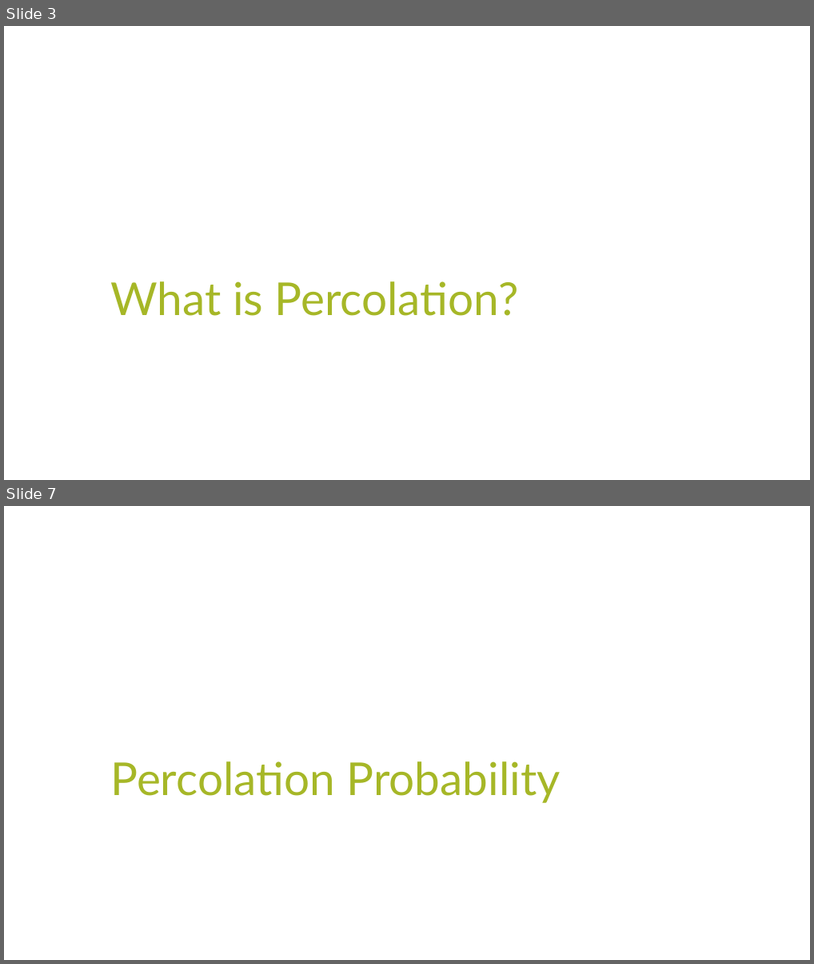
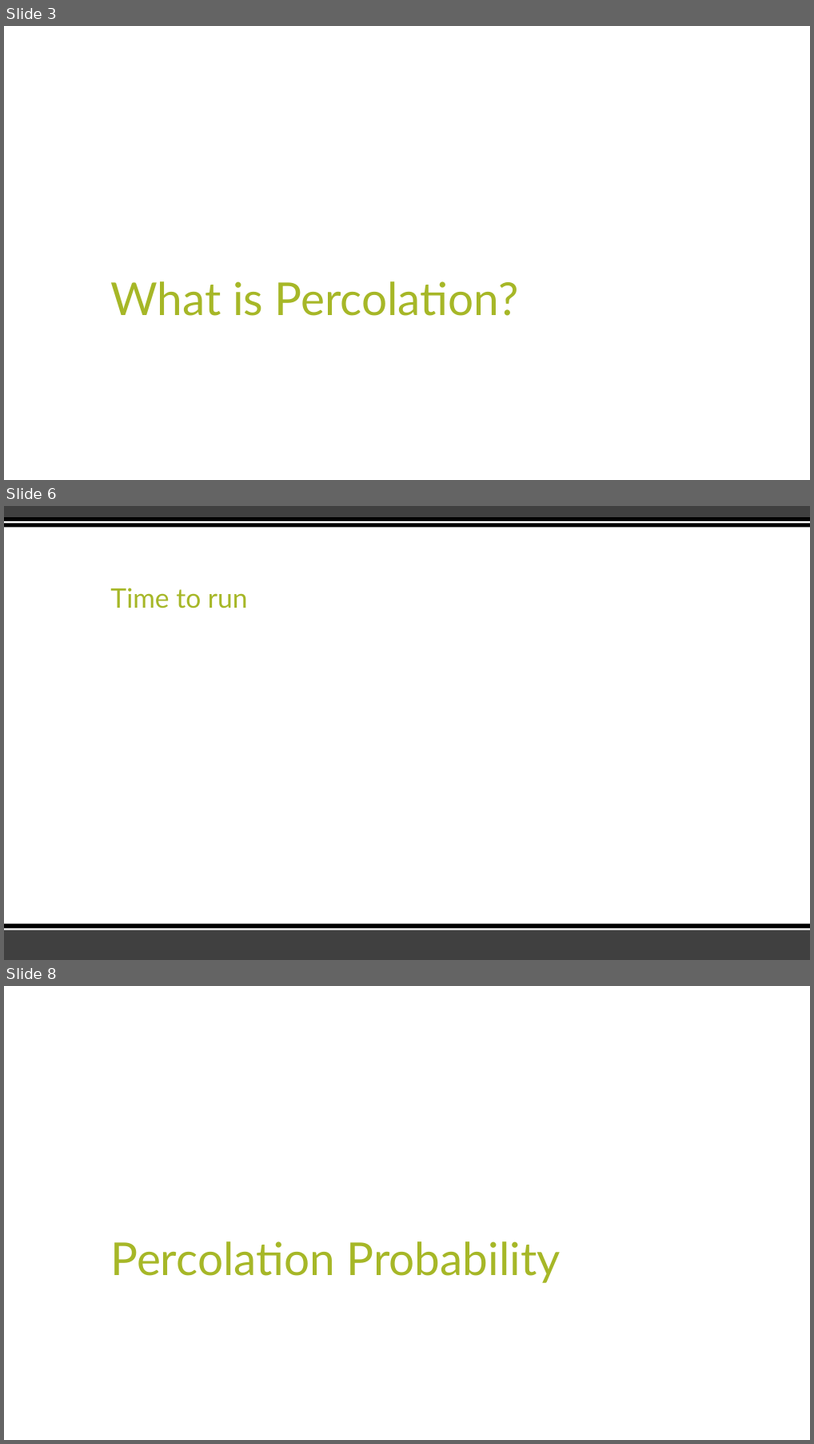
Before and after one commit to tahoeschrader/PHYS566_group4_project-1a_walk-diffusion-cluster, a slide deck: Percolation/Percolation_Presentation.pptx. Shown one above the other, each under a label of ours: slides 3 and 7 before the commit, slides 3, 6 and 8 after it; the slides between them are not shown. The pictures are 814x964 and 814x1444 pixels, drawn with LibreOffice and Linux fonts; fonts in the diff are those of the drawing. Boxes give left, top, right and bottom in pixels: in the first picture for what was removed or moved away, otherwise in the second. Text is boxed around its words. In the diff, an @@ line names an element or a change of style, - is before the commit and + after.

```diff
--- a/Percolation/Percolation_Presentation.pptx
+++ b/Percolation/Percolation_Presentation.pptx
@@ slide 6 added at bbox=[4, 506, 810, 960], background #FFFFFF @@
@@ rectangle added at bbox=[4, 506, 810, 517], fill #404040 @@
@@ rectangle added at bbox=[4, 517, 810, 527], fill #000000 @@
@@ rectangle added at bbox=[4, 521, 810, 523], fill #FFFFFF @@
@@ title added at bbox=[110, 588, 248, 608], 32 pt, text #A6B727 @@
+Time to run
@@ rectangle added at bbox=[4, 929, 810, 960], fill #404040 @@
@@ rectangle added at bbox=[4, 924, 810, 930], fill #000000 @@
@@ rectangle added at bbox=[4, 928, 810, 930], fill #FFFFFF @@
@@ what was slide 7 is now slide 8 @@
```
Also in this commit, not shown: 4 slides changed, 2 other slides added, 2 slides removed.
